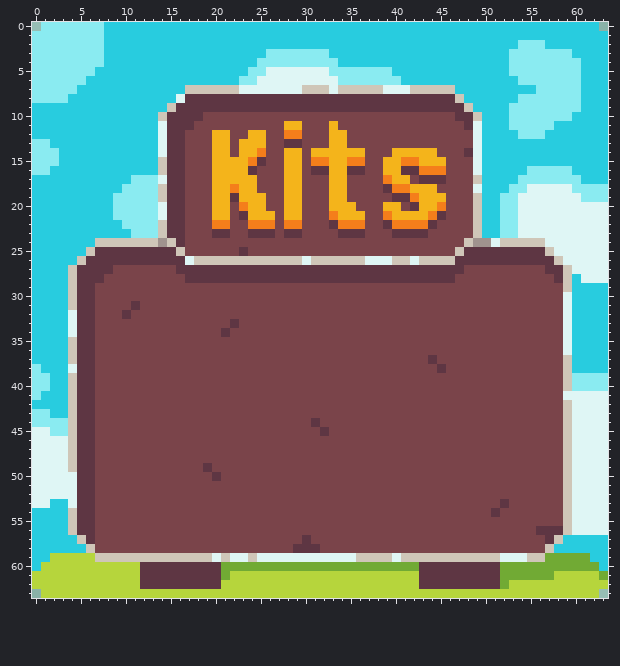
Two states of a pixel-art sprite, textures/Kits.png. The picture above was drawn from the file before the commit.
The file is 192x192 pixels, drawn in blocks of 3x3; one block is one cell here.
And afterwards:
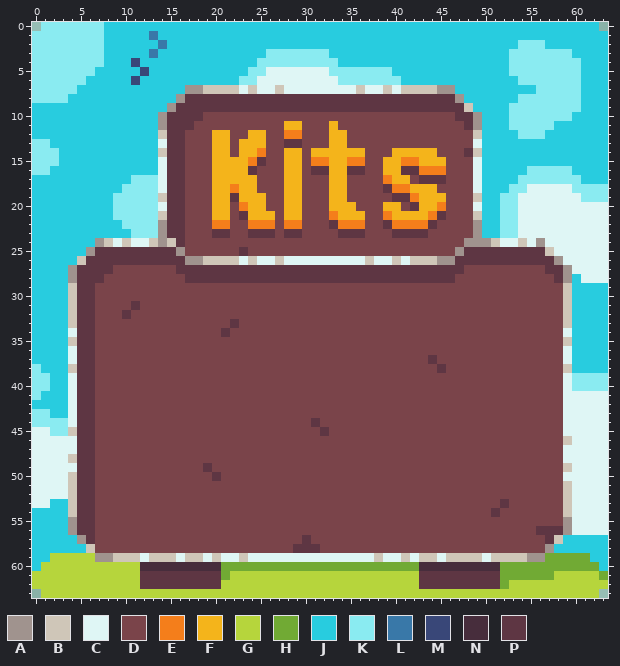
Palette (. is transparent): A #a0938e  B #cfc6b8  C #dff6f5  D #7a444a  E #f47e1b  F #f4b41b  G #b6d53c  H #71aa34  J #28ccdf  K #8aebf1  L #3978a8  M #394778  N #472d3c  P #5e3643
What changed:
Changed rows in their new state; - is an unchanged pixel.
first column x 4:
 1 ---------L----------------------------------------------
 2 ----------L---------------------------------------------
 3 ---------L----------------------------------------------
 4 -------M------------------------------------------------
 5 --------M-----------------------------------------------
 6 -------M------------------------------------------------
 7 -------------AA-----B--B--CCC-CC-CCB-B---AA-------------
 8 ------------A------------------------------A------------
 9 -----------A--------------------------------------------
10 ----------A----------------------------------A----------
11 ----------A----------------------------------A----------
12 ----------B----------------------------------B----------
14 ----------B----------------------------------B----------
15 ----------C---------------------------------------------
16 ----------C---------------------------------------------
17 ---------------------------------------------C----------
18 ----------C---------------------------------------------
20 ---------------------------------------------C----------
21 ----------B---------------------------------------------
22 ----------A----------------------------------A----------
23 ----------A----------------------------------A----------
24 ---A-C-CC-----------------------------------A--BCC-CA---
25 --A---------A------------------------------A------------
26 -------------AA----C-CC-CC-CCCCCCB---CB--AA-----------A-
27 A------------------------------------------------------A
28 A------------------------------------------------------A
30 -------------------------------------------------------B
31 -------------------------------------------------------B
32 B------------------------------------------------------B
33 B------------------------------------------------------B
35 -------------------------------------------------------B
36 C-------------------------------------------------------
37 C------------------------------------------------------C
38 B-------------------------------------------------------
39 C------------------------------------------------------C
40 C------------------------------------------------------C
41 C-------------------------------------------------------
42 C------------------------------------------------------C
43 C------------------------------------------------------C
44 C------------------------------------------------------C
45 -------------------------------------------------------C
46 C-------------------------------------------------------
47 C------------------------------------------------------C
48 -------------------------------------------------------C
49 C-------------------------------------------------------
50 B------------------------------------------------------C
51 B-------------------------------------------------------
52 B-------------------------------------------------------
53 B-------------------------------------------------------
55 A------------------------------------------------------A
56 A------------------------------------------------------A
57 -A------------------------------------------------------
58 -----------------------------------------------------A--
59 ---AA---C---C--CBC-BC-----------CC-C--C--C----C-BBBAA---
60 --------NNNNNNNNN----------------------NNNNNNNNN--------
Changed places in both pictures, as pixel boxes (x1, y1, x2, y2):
changed: (68, 31, 572, 571)
